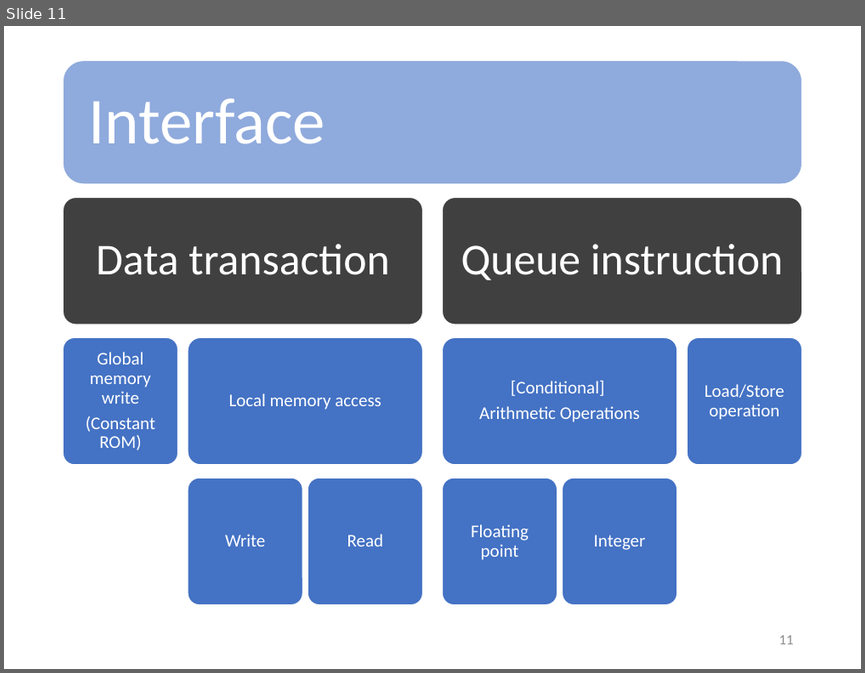
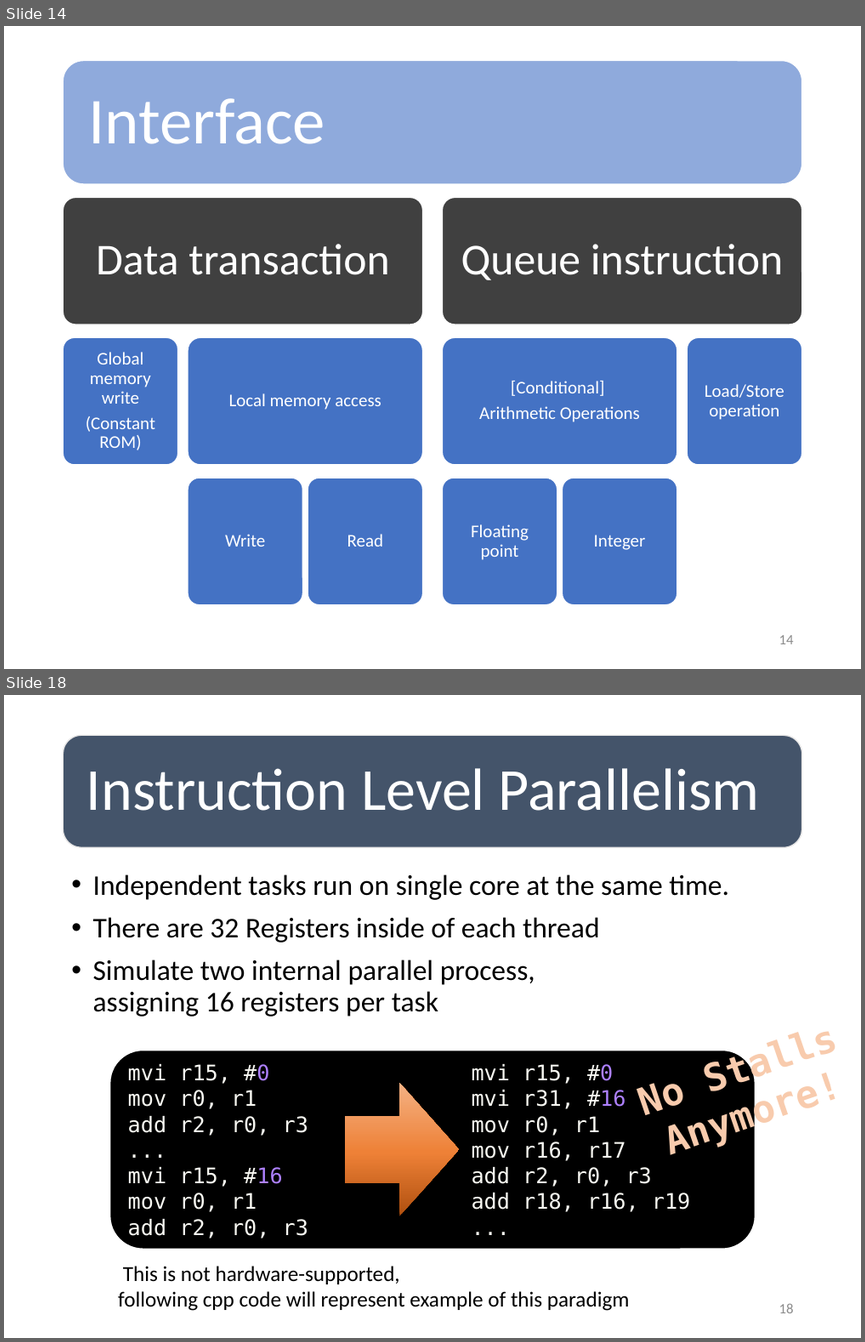
Before and after one commit to HappyNY/y3s1_socterm, a slide deck: docs/term_mid_우주선.pptx. Shown one above the other, each under a label of ours: slide 11 before the commit, slides 14 and 18 after it; the slides between them are not shown. The pictures are 865x673 and 865x1342 pixels, drawn with LibreOffice and Linux fonts; fonts in the diff are those of the drawing. Boxes give left, top, right and bottom in pixels: in the first picture for what was removed or moved away, otherwise in the second. Text is boxed around its words. In the diff, an @@ line names an element or a change of style, - is before the commit and + after.

```diff
--- a/docs/term_mid_우주선.pptx
+++ b/docs/term_mid_우주선.pptx
@@ slide 18 added at box(4, 695, 861, 1338), background #FFFFFF @@
@@ rounded rectangle added at box(64, 735, 801, 847), fill #44546A, outline #E7E6E6 1 pt @@
@@ text added at box(86, 768, 760, 811), 50 pt, text #FFFFFF @@
+Instruction Level Parallelism
@@ text added at box(93, 874, 729, 1016), 24 pt, text #000000 @@
+• Independent tasks run on single core at the same time.
+• There are 32 Registers inside of each thread
+• Simulate two internal parallel process,
+  assigning 16 registers per task
@@ rounded rectangle added at box(109, 1049, 755, 1249), fill #000000, outline #FFFFFF 1.5 pt, 18 pt, text #F8F8F2 @@
+mvi r15, #0
+mov r0, r1
+add r2, r0, r3
+...
+mvi r15, #16
+mov r0, r1
+add r2, r0, r3
+mvi r15, #0
+mvi r31, #16
+mov r0, r1
+mov r16, r17
+add r2, r0, r3
+add r18, r16, r19
+...
@@ right arrow added at box(345, 1083, 459, 1216), fill gradient #B0500F to #EE8137 to #F4B183 @@
@@ text added at box(644, 1083, 687, 1115), 32 pt, text #F8CBAD, bold @@
+No Stalls Anymore!
@@ text added at box(118, 1265, 630, 1310), 18 pt, text #000000 @@
+This is not hardware-supported,
+following cpp code will represent example of this paradigm
@@ page number added at box(779, 1303, 794, 1313), 12 pt, text #8C8C8C @@
+18
@@ what was slide 11 is now slide 14 @@
@@ page number at box(779, 635, 794, 644): text changed @@
-11
+14
```
Also in this commit, not shown: 6 slides changed, 6 other slides added, 3 other files.
